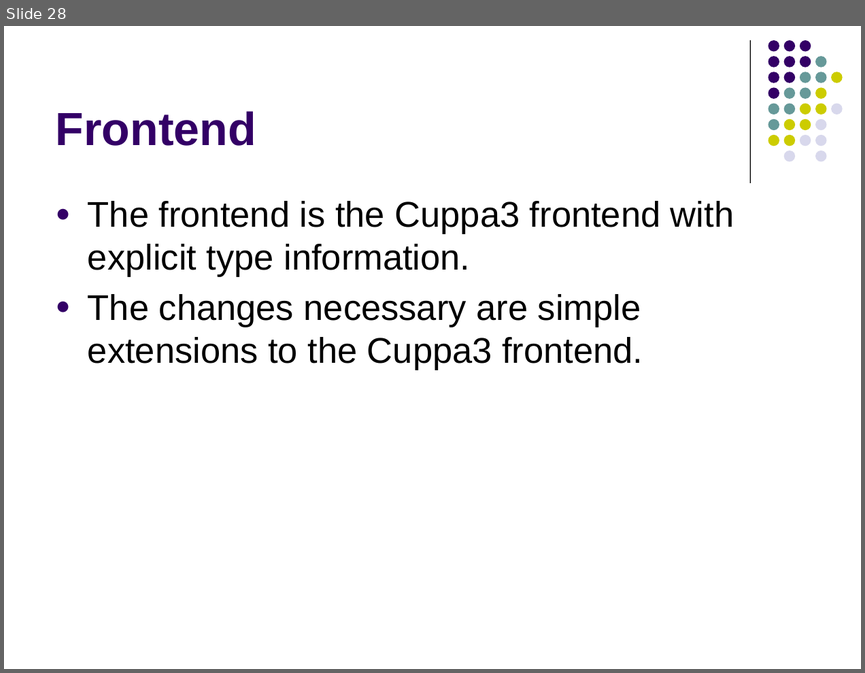
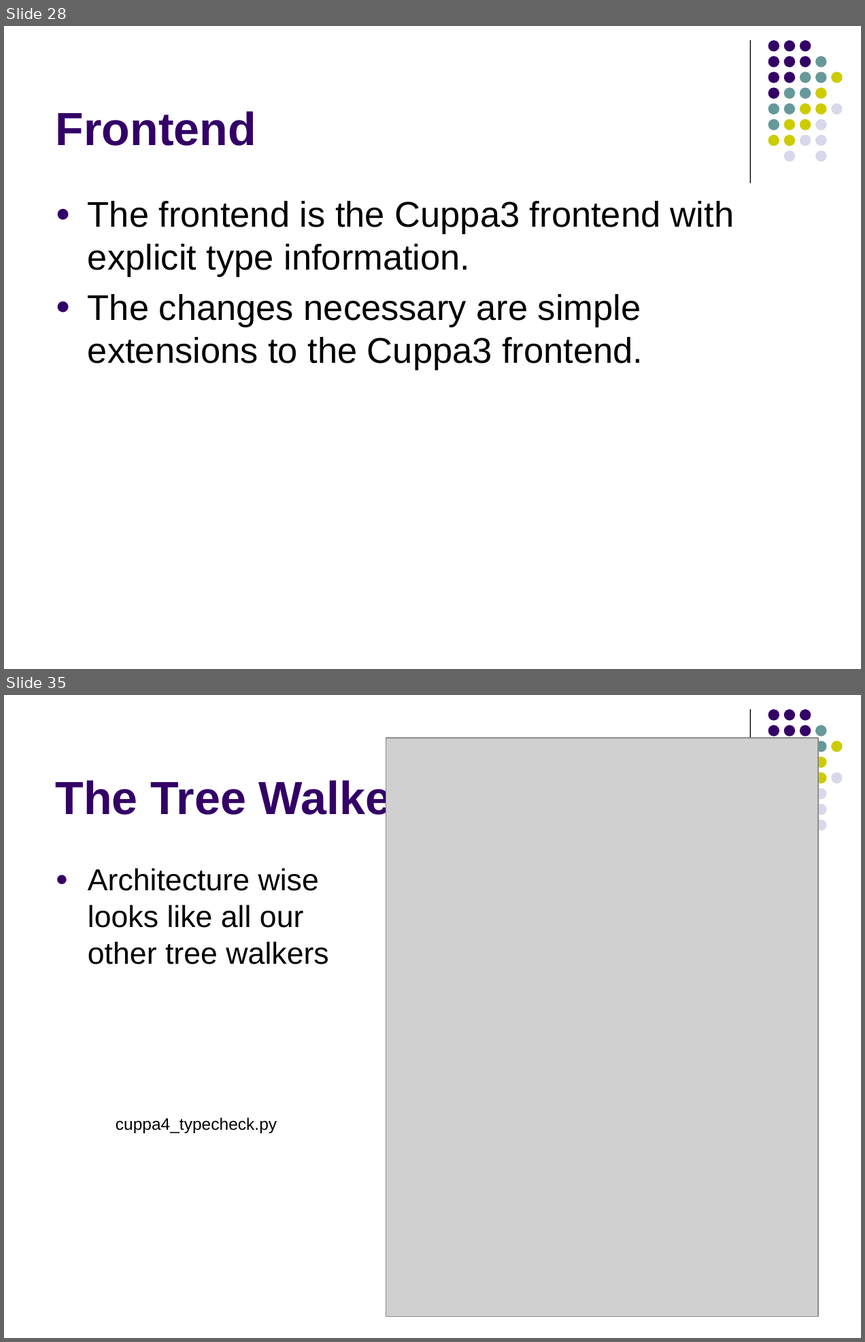
Before and after one commit to lutzhamel/CSC402, a slide deck: notes/csc402-ln018.pptx. Shown one above the other, each under a label of ours: slide 28 before the commit, slides 28 and 35 after it; the slides between them are not shown. The pictures are 865x673 and 865x1342 pixels, drawn with LibreOffice and Linux fonts; fonts in the diff are those of the drawing; grey boxes stand for pictures. Boxes give left, top, right and bottom in pixels: in the first picture for what was removed or moved away, otherwise in the second. Text is boxed around its words. In the diff, an @@ line names an element or a change of style, - is before the commit and + after.

```diff
--- a/notes/csc402-ln018.pptx
+++ b/notes/csc402-ln018.pptx
@@ slide 35 added at bbox=[4, 695, 861, 1338], background #FFFFFF; not listed: 16 template elements that a slide beside it also shows @@
@@ picture added at bbox=[386, 738, 818, 1317] @@
@@ title added at bbox=[56, 777, 409, 823], 39 pt, text #330066, bold @@
+The Tree Walker
@@ text added at bbox=[88, 868, 328, 964], 25.5 pt, text #000000 @@
+● Architecture wise looks like all our other tree walkers
@@ text added at bbox=[116, 1117, 277, 1133], 14 pt, text #000000 @@
+cuppa4_typecheck.py
```
Also in this commit, not shown: 2 slides changed, 13 other slides added, 4 slides removed, 2 other files.
